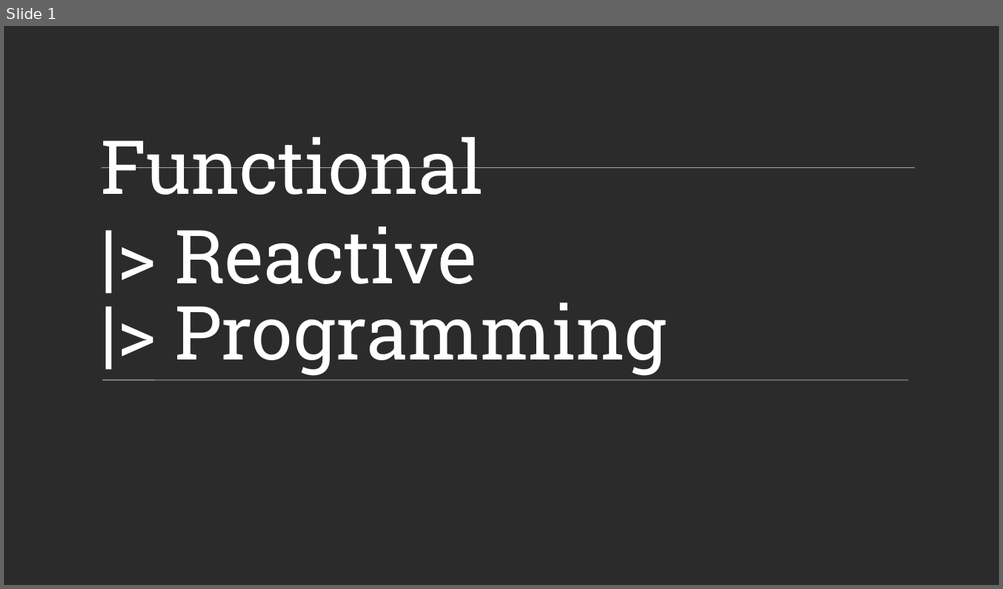
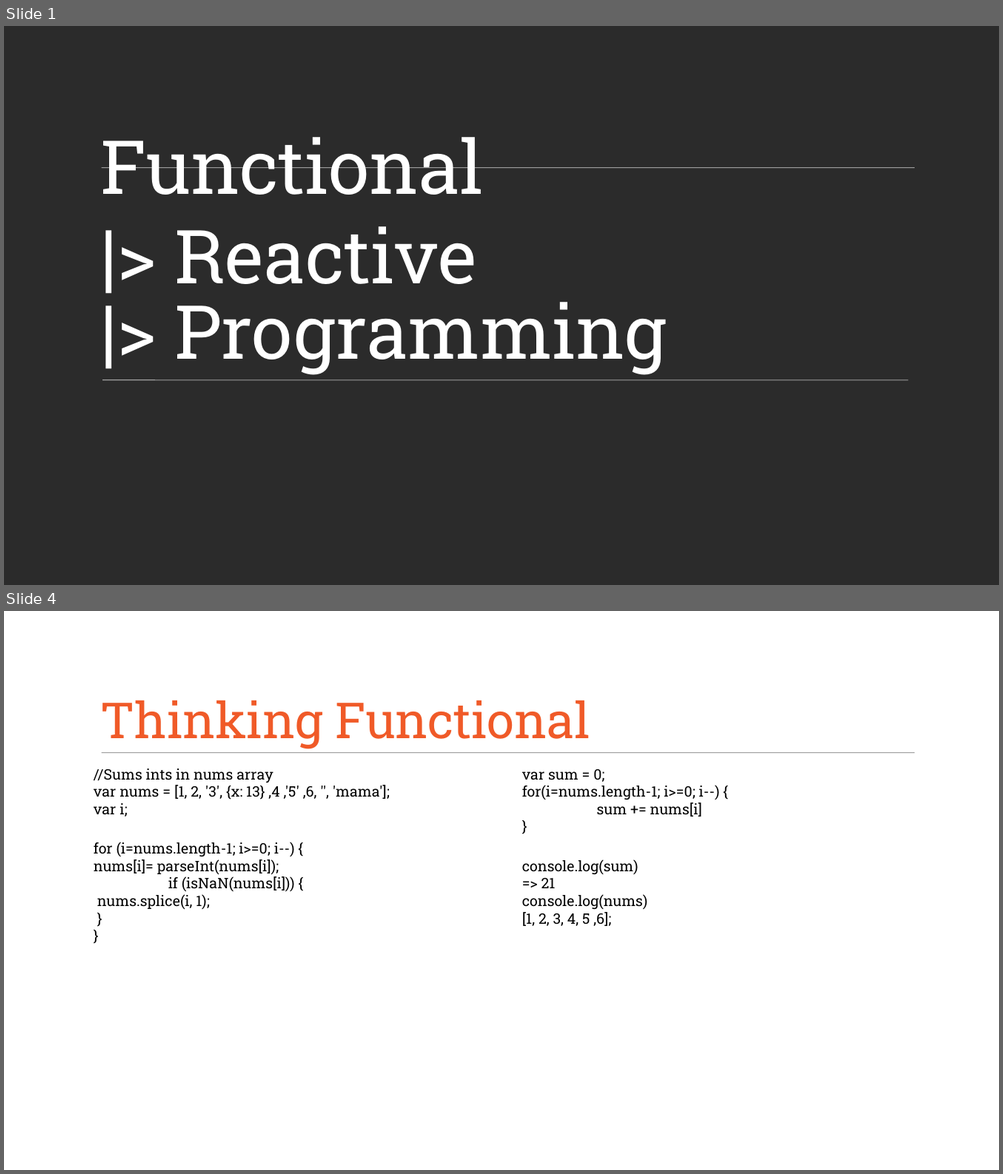
Before and after one commit to Spectory/rx_dev_meeting, a slide deck: Reactive Programming.pptx. Shown one above the other, each under a label of ours: slide 1 before the commit, slides 1 and 4 after it; the slides between them are not shown. The pictures are 1003x589 and 1003x1174 pixels, drawn with LibreOffice and Linux fonts; fonts in the diff are those of the drawing; background and template pictures are left out; a plain dark background stands for a picture behind light text. Boxes give left, top, right and bottom in pixels: in the first picture for what was removed or moved away, otherwise in the second. Text is boxed around its words. In the diff, an @@ line names an element or a change of style, - is before the commit and + after.

```diff
--- a/Reactive Programming.pptx
+++ b/Reactive Programming.pptx
@@ slide 4 added at [4, 611, 999, 1170], background #FFFFFF; not listed: 1 template element that a slide beside it also shows @@
@@ text added at [101, 701, 591, 749], 48 pt, text #F05A28 @@
+Thinking Functional
@@ text added at [94, 769, 390, 910], 14 pt, text #000000 @@
+//Sums ints in nums array
+var nums = [1, 2, '3', {x: 13} ,4 ,'5' ,6, '', 'mama'];
+var i;
+for (i=nums.length-1; i>=0; i--) {
+nums[i]= parseInt(nums[i]);
+if (isNaN(nums[i])) {
+nums.splice(i, 1);
+}
+}
@@ text added at [522, 769, 720, 926], 14 pt, text #000000 @@
+var sum = 0;
+for(i=nums.length-1; i>=0; i--) {
+sum += nums[i]
+}
+console.log(sum)
+=> 21
+console.log(nums)
+[1, 2, 3, 4, 5 ,6];
```
Also in this commit, not shown: 4 slides changed, 3 other slides added.
